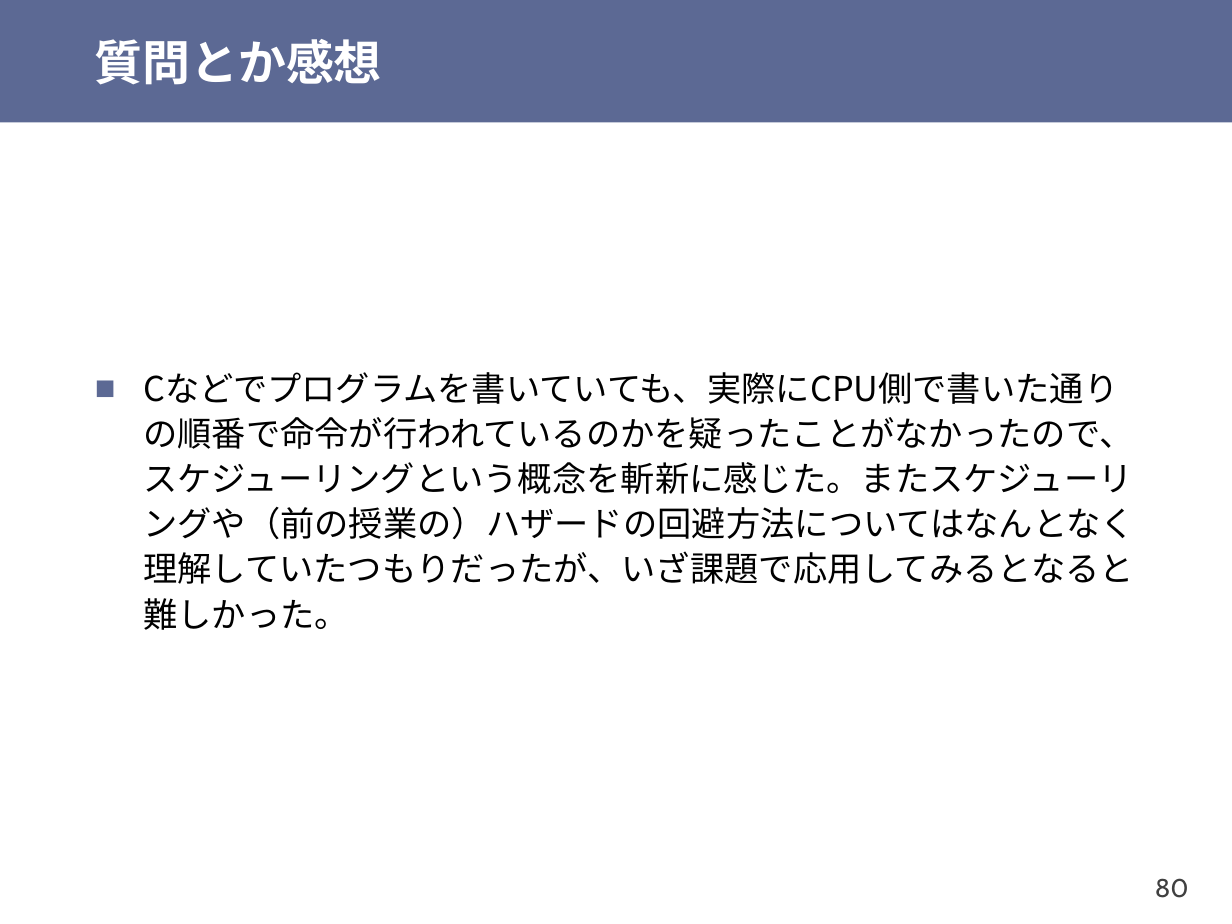
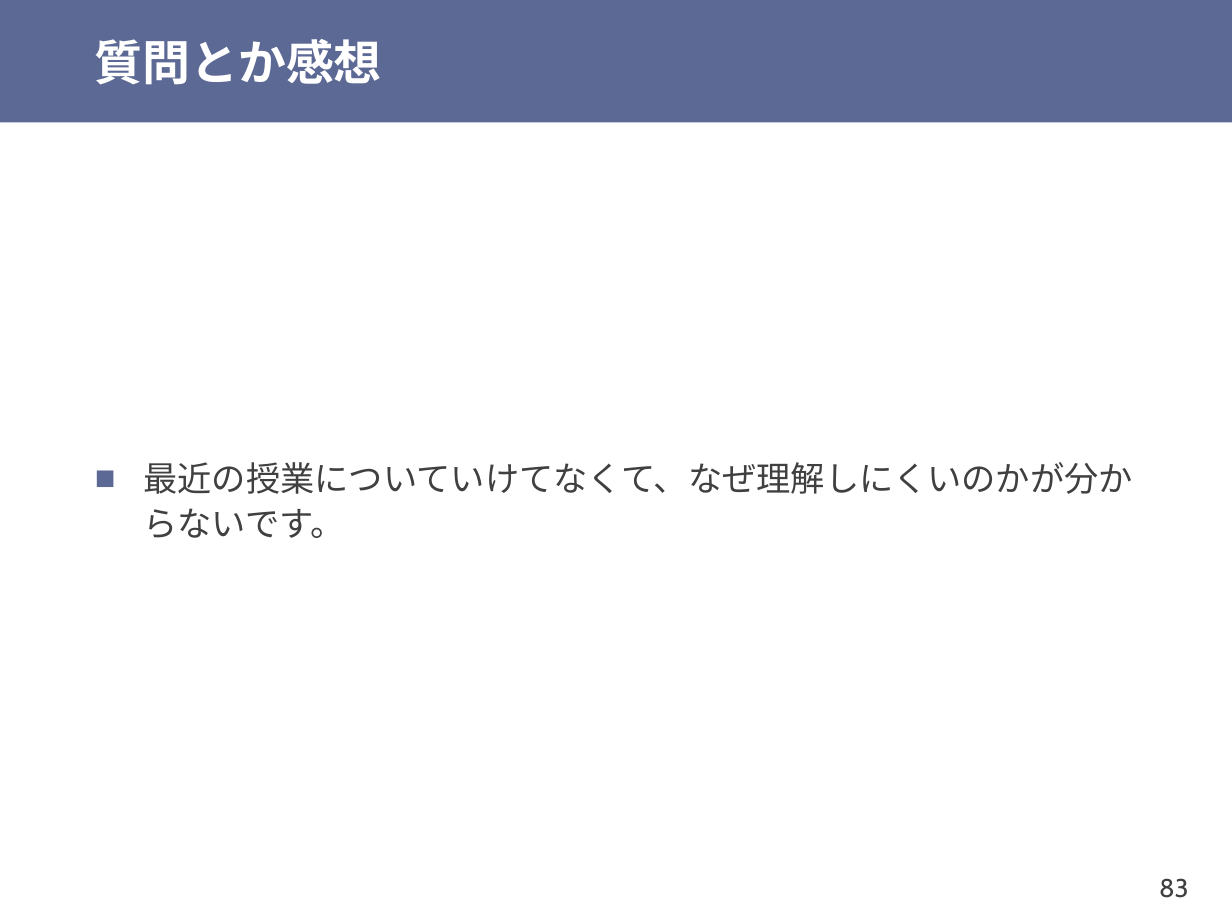
Before and after one commit to shioyadan/otya-computer-architecture-i, a slide deck: slide 83 of cai-shioya-08.pptx (slide 80 before the commit). Drawn at 1232x924 pixels with LibreOffice and Linux fonts; fonts in the diff are those of the drawing. Boxes give left, top, right and bottom in pixels: in the first picture for what was removed or moved away, otherwise in the second. Text is boxed around its words. In the diff, an @@ line names an element or a change of style, - is before the commit and + after.

```diff
--- a/cai-shioya-08.pptx
+++ b/cai-shioya-08.pptx
@@ text at [143,462,1133,538]: text changed; font Noto Sans CJK JP to Cabin; text colour #000000 to #404040 @@
-■ Cなどでプログラムを書いていても、実際にCPU側で書いた通りの順番で命令が行われているのかを疑ったことがなかったので、スケジューリングという概念を斬新に感じた。またスケジューリングや（前の授業の）ハザードの回避方法についてはなんとなく理解していたつもりだったが、いざ課題で応用してみるとなると難しかった。
+■ 最近の授業についていけてなくて、なぜ理解しにくいのかが分からないです。
@@ page number at [1159,878,1189,898]: text changed @@
-80
+83
```
Also in this commit, not shown: 15 other slides changed, 19 slides added, 5 slides removed, 1 other file.
